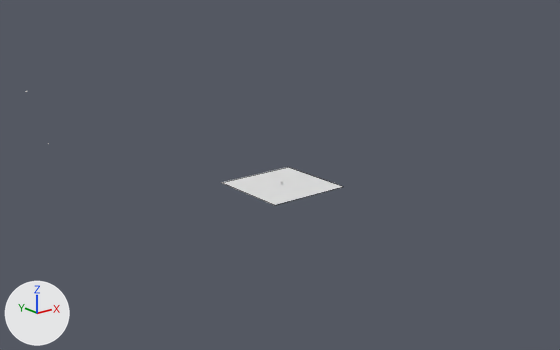
What one commit did to the Blender file browser/asset/src/animations.blend.
One viewpoint serves both versions: a camera (50 mm lens) standing at (-533.0, -663.0, 277.0) and looking at (68.0, 88.0, -23.0). Arrows for +X, +Y and +Z are at lower left; the lights stay in place. Mesh edges are drawn as thin lines on the coarser meshes. The same objects are shown in both versions, whatever each file hides.

Objects in the first picture: 'desert'.
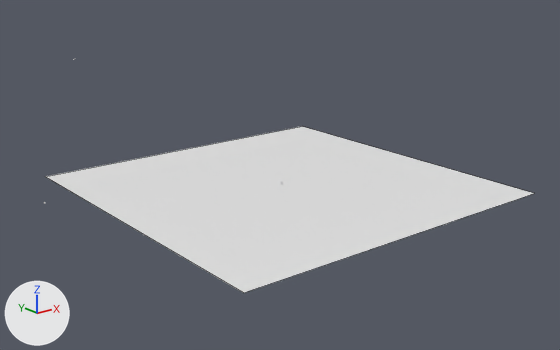
Pixel boxes [x1, y1, x2, y2] of what changed, in the pictures (560 x 350 px):
'desert', reshaped (298% wider, 331% taller)
    before: [221, 167, 343, 205]
    after: [45, 126, 534, 293]

The change, as a diff of the scene's bpy script:
```diff
--- a/browser/asset/src/animations.blend.py
+++ b/browser/asset/src/animations.blend.py
@@ me_plane @@
 me_plane.from_pydata(...)  # 4 vertices, 1 face; spans x -50.0..50.0, y -50.0..50.0, z 0.0
 # used by ob_desert; location = (0.0, 0.0, 0.0)
-me_plane.vertices[0].co = (-50.0, -50.0, 0.0)  # pixel (274, 205)
-me_plane.vertices[1].co = (50.0, -50.0, 0.0)  # pixel (343, 186)
-me_plane.vertices[2].co = (-50.0, 50.0, 0.0)  # pixel (221, 182)
-me_plane.vertices[3].co = (50.0, 50.0, 0.0)  # pixel (287, 167)
+# me_plane part 1
+me_plane.vertices[0].co = (-200.0, -200.0, 0.0)  # pixel (243, 292)
+me_plane.vertices[1].co = (200.0, -200.0, 0.0)  # pixel (534, 193)
+me_plane.vertices[2].co = (-200.0, 200.0, 0.0)  # pixel (45, 176)
+me_plane.vertices[3].co = (200.0, 200.0, 0.0)  # pixel (302, 126)
```
